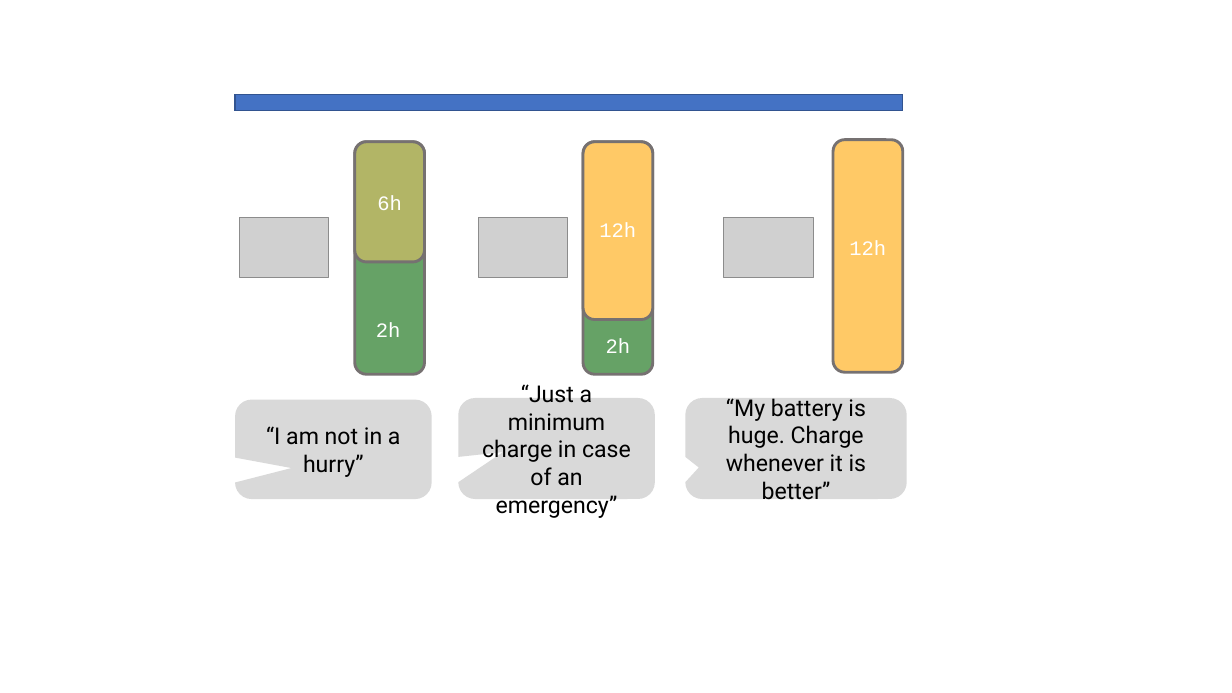
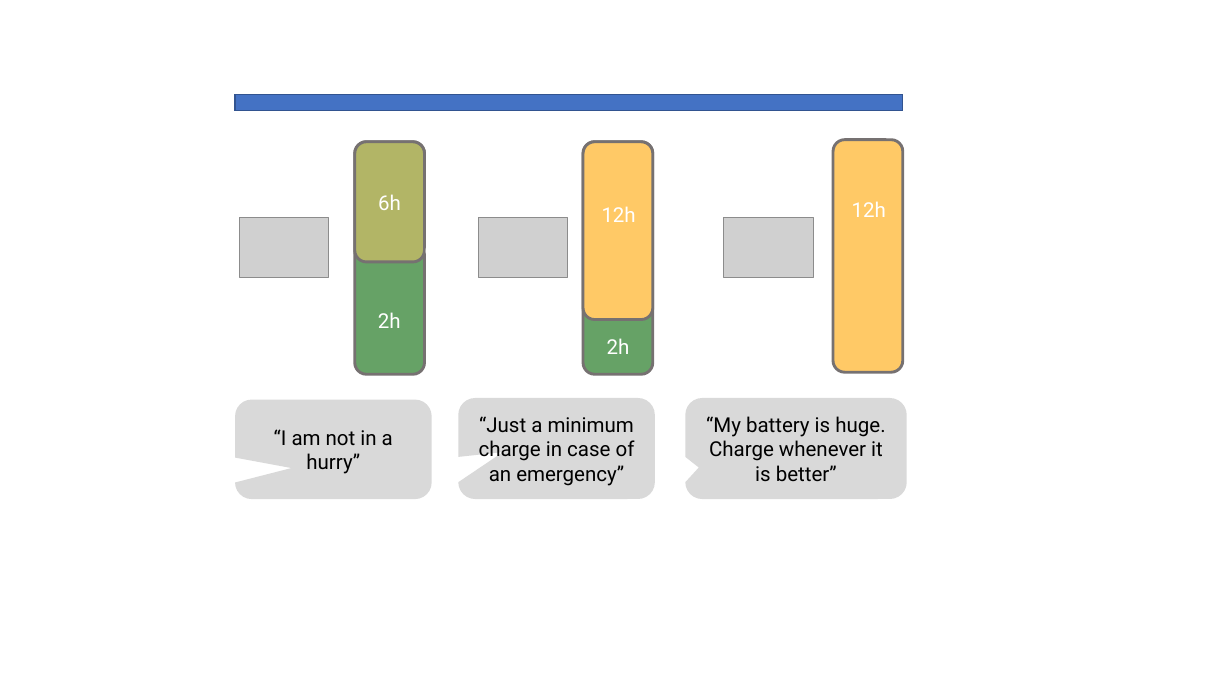
Before and after one commit to cvmartin/eflows.site, a slide deck: slide 10 of support/support_eflows.pptx. Drawn at 1232x693 pixels with LibreOffice and Linux fonts; fonts in the diff are those of the drawing; grey boxes stand for pictures. Boxes give left, top, right and bottom in pixels: in the first picture for what was removed or moved away, otherwise in the second. Text is boxed around its words. In the diff, an @@ line names an element or a change of style, - is before the commit and + after.

```diff
--- a/support/support_eflows.pptx
+++ b/support/support_eflows.pptx
@@ text "12h": place and size @@
-text "12h" at <box>599,222,636,237</box>
+text "12h" at <box>602,206,636,222</box>
@@ font Courier New to Roboto in 4 elements at <box>378,194,401,210</box>, <box>378,312,401,328</box>, <box>602,206,636,222</box>, <box>852,201,886,217</box> @@
@@ text "12h": place and size @@
-text "12h" at <box>849,241,886,255</box>
+text "12h" at <box>852,201,886,217</box>
@@ text "2h": place and size @@
-text "2h" at <box>376,323,401,337</box>
+text "2h" at <box>378,312,401,328</box>
@@ size 18 to 16 pt in 3 elements at <box>235,399,432,499</box>, <box>458,398,655,499</box>, <box>686,398,908,499</box> @@
```
Also in this commit, not shown: 1 other slide changed, 5 other files.
